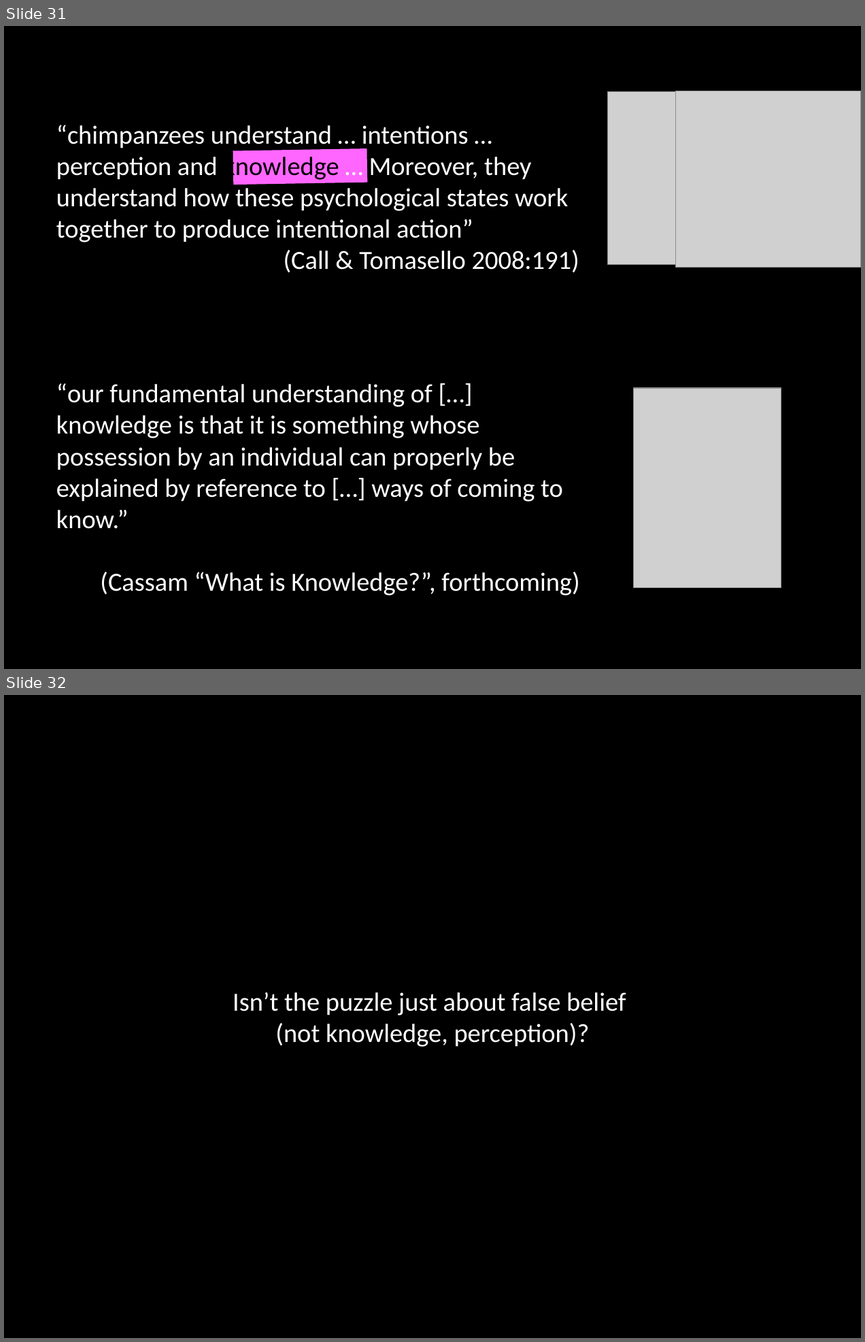
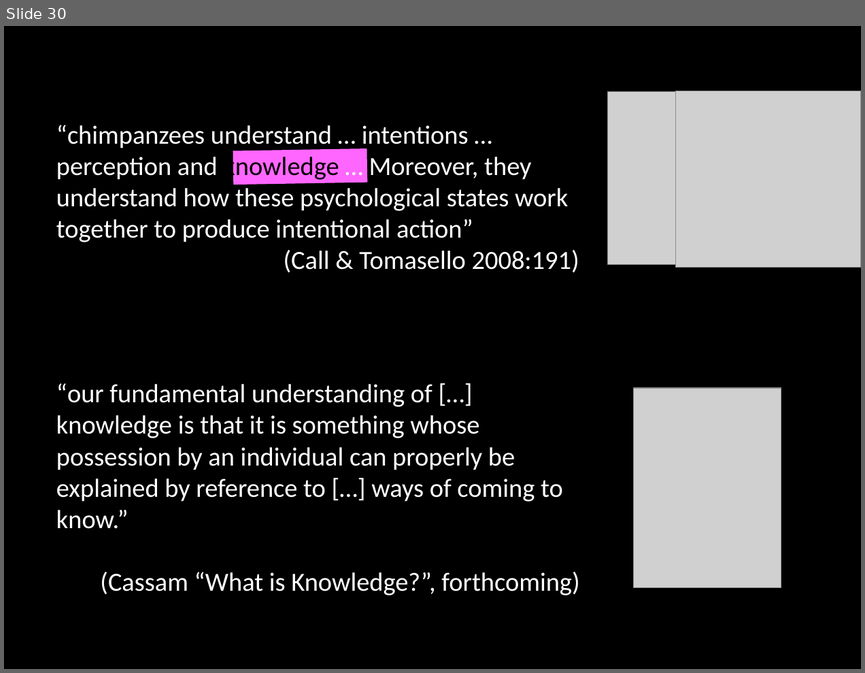
Before and after one commit to butterfill/minimal-theory-of-mind-cuny, a slide deck: minimal theory of mind cuny 03.pptx. Shown one above the other, each under a label of ours: slides 31 and 32 before the commit, slide 30 after it. The pictures are 865x1342 and 865x673 pixels, drawn with LibreOffice and Linux fonts; fonts in the diff are those of the drawing; grey boxes stand for pictures. Boxes give left, top, right and bottom in pixels: in the first picture for what was removed or moved away, otherwise in the second. Text is boxed around its words. In the diff, an @@ line names an element or a change of style, - is before the commit and + after.

```diff
--- a/minimal theory of mind cuny 03.pptx
+++ b/minimal theory of mind cuny 03.pptx
@@ slide 32 removed at (x1=4, y1=695, x2=861, y2=1338), background #000000 @@
@@ text removed at (x1=232, y1=992, x2=626, y2=1047) @@
-Isn’t the puzzle just about false belief
-(not knowledge, perception)?
@@ what was slide 31 is now slide 30 @@
```
Also in this commit, not shown: 2 slides changed, 11 slides added, 16 other slides removed, 5 other files.
